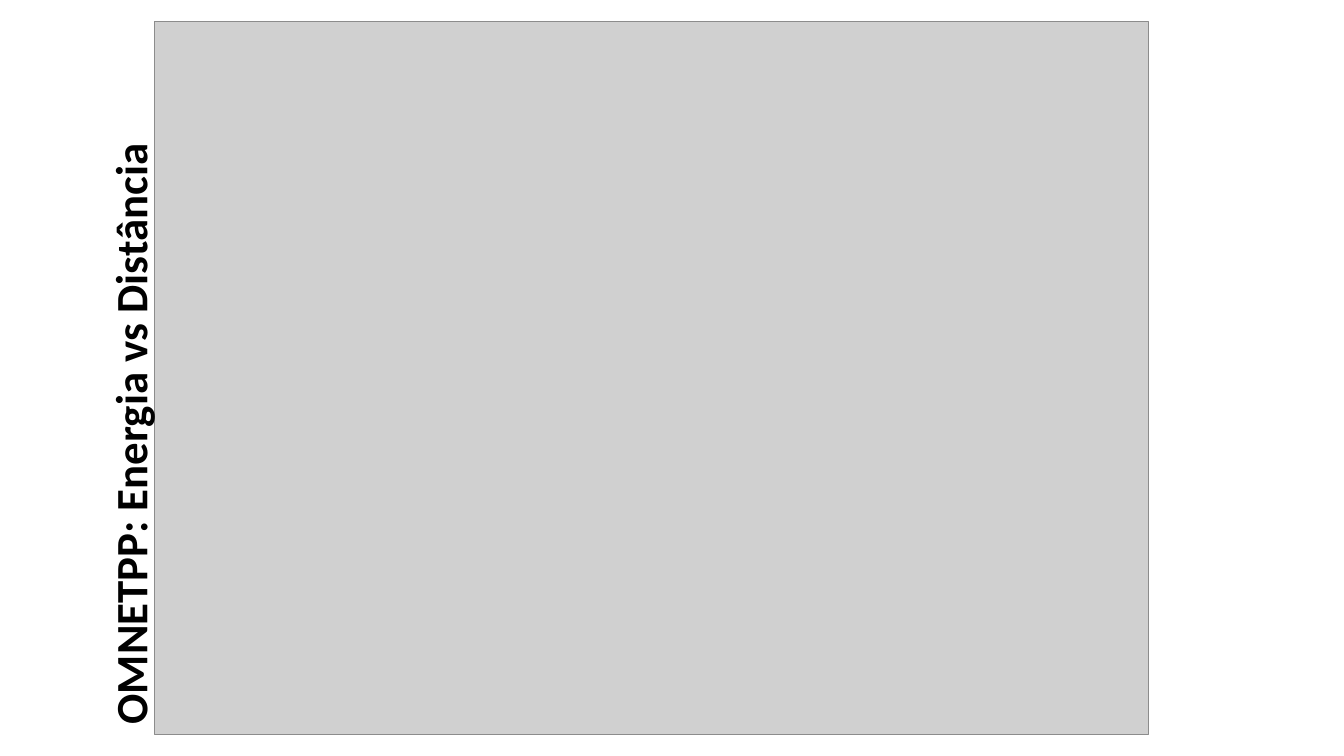
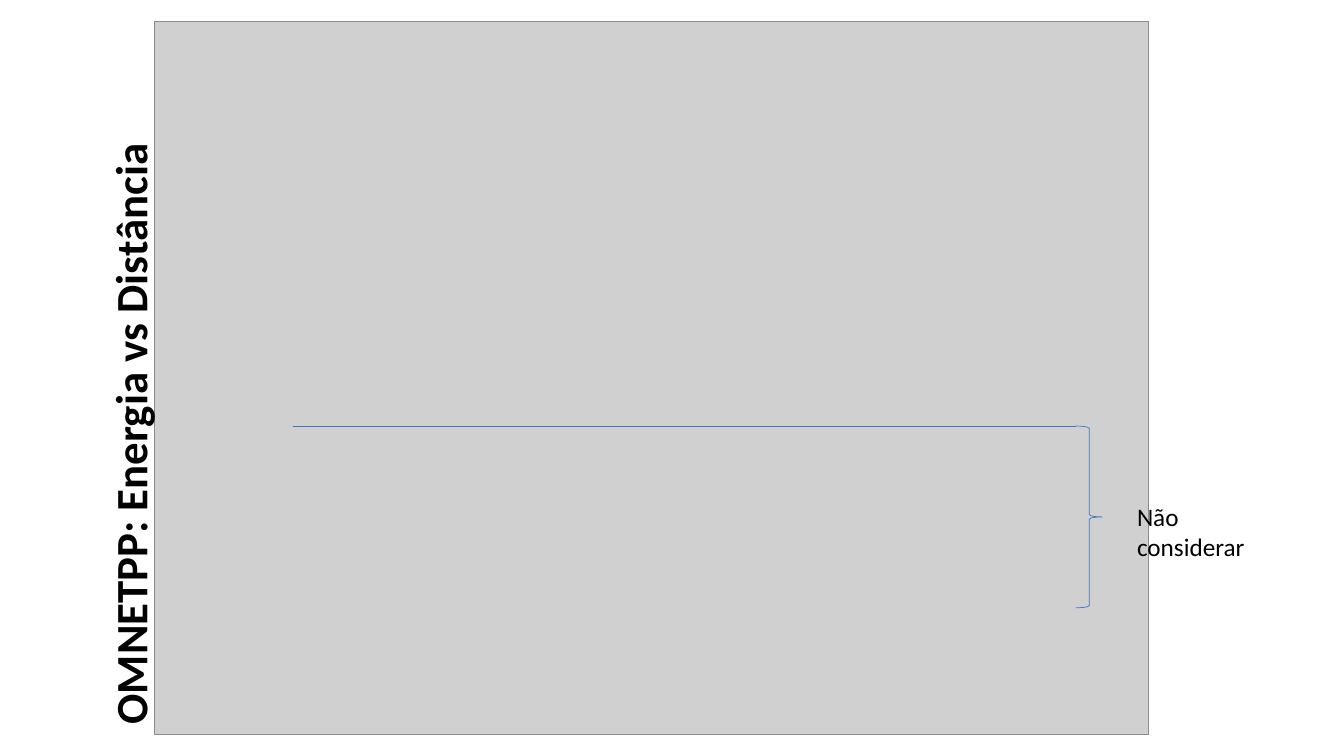
Before and after one commit to edbkei/mo809a-trabalhopratico, a slide deck: slide 16 of Apresentação_Entrega.pptx (slide 14 before the commit). Drawn at 1344x756 pixels with LibreOffice and Linux fonts; fonts in the diff are those of the drawing; grey boxes stand for pictures. Boxes give left, top, right and bottom in pixels: in the first picture for what was removed or moved away, otherwise in the second. Text is boxed around its words. In the diff, an @@ line names an element or a change of style, - is before the commit and + after.

```diff
--- a/Apresentação_Entrega.pptx
+++ b/Apresentação_Entrega.pptx
@@ line added from (293, 426) to (1076, 426), #4472C4 0.5 pt @@
@@ right brace added at (1076, 426, 1103, 608), outline #4472C4 0.5 pt @@
@@ text added at (1137, 506, 1244, 563), 18 pt, text #000000 @@
+Não considerar
```
Also in this commit, not shown: 2 slides added, 1 slide removed.
